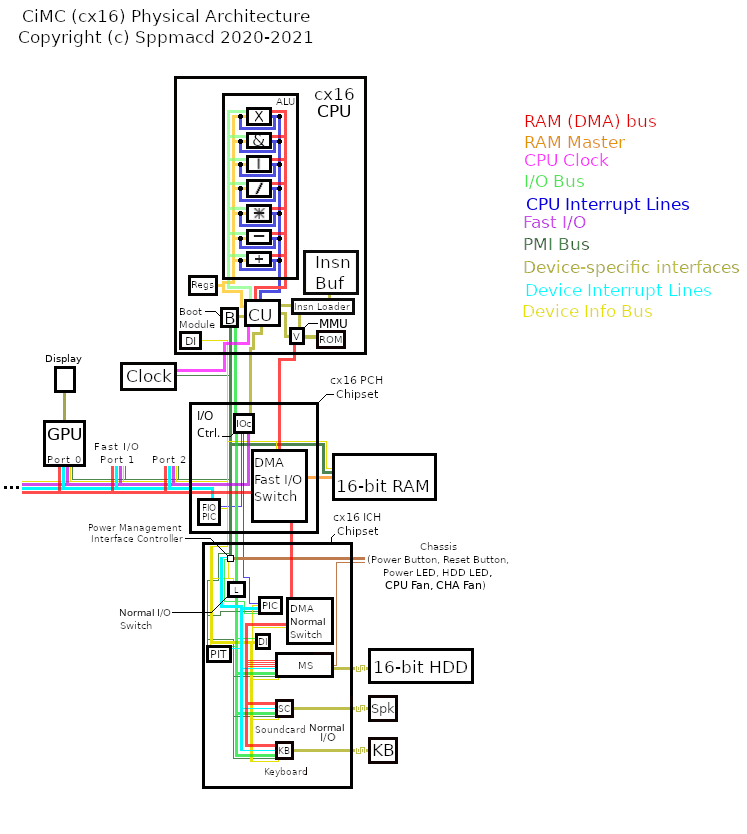
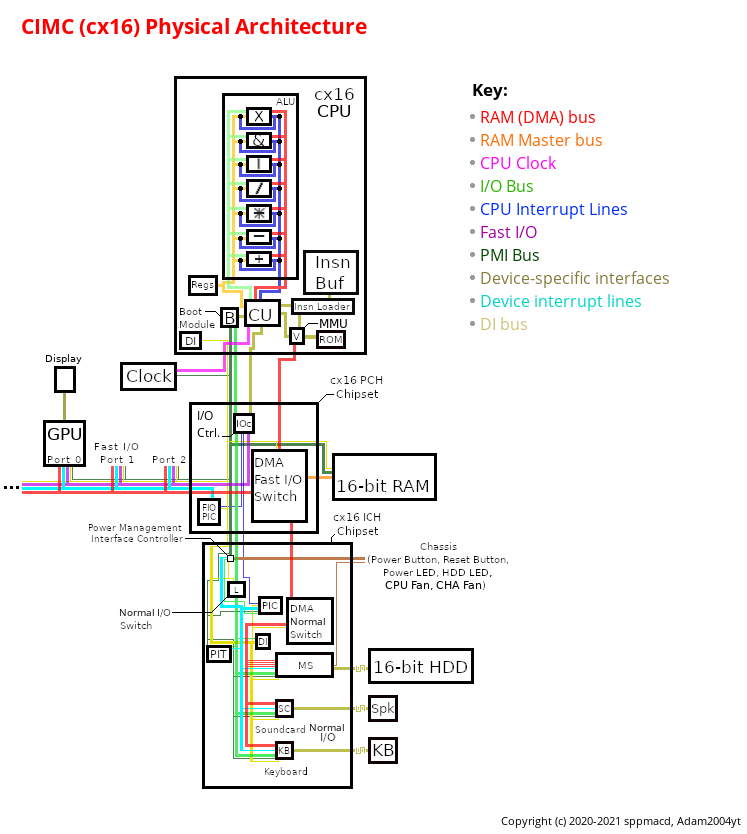
Layer changes from the first 747 x 834 image to the second:
painted on "Borders" over (x1=19, y1=9, x2=741, y2=828)
painted on "CPU_ALU_OP" over (x1=527, y1=197, x2=686, y2=214)
painted on "CPU_IIO" over (x1=525, y1=260, x2=736, y2=277)
painted on "CLK" over (x1=525, y1=153, x2=602, y2=166)
painted on "IRQ_DEV" over (x1=527, y1=283, x2=708, y2=300)
painted on "FIO" over (x1=525, y1=216, x2=585, y2=228)
painted on "DI" over (x1=524, y1=304, x2=649, y2=317)
painted on "PMI" over (x1=525, y1=238, x2=586, y2=250)
